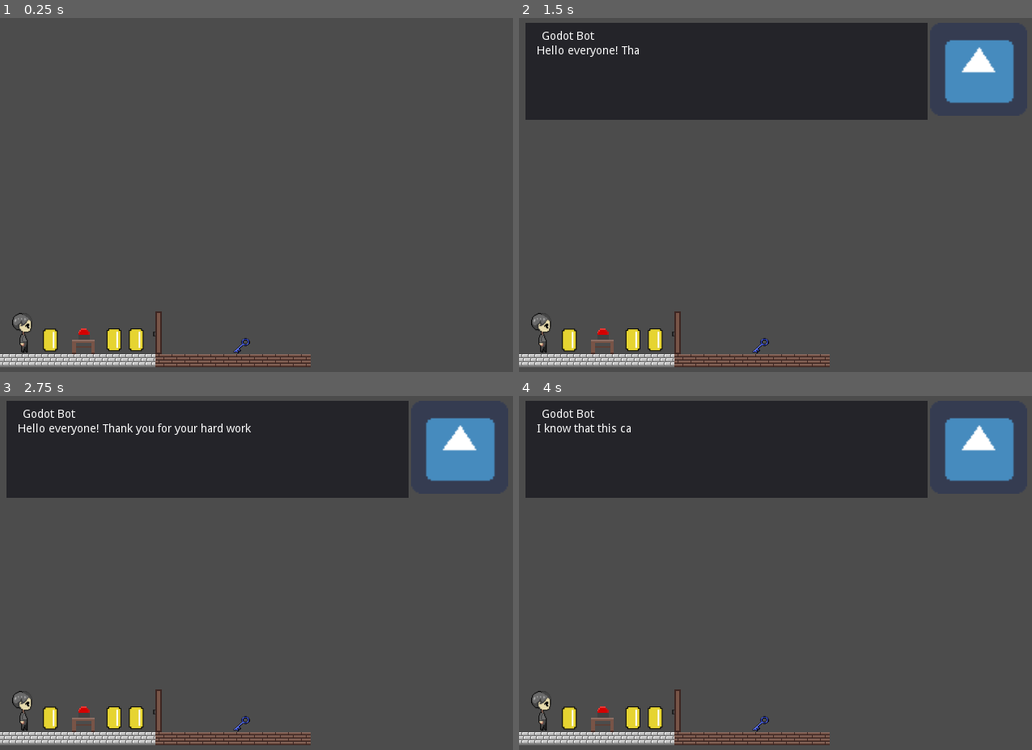
Above: before the commit, frames 1-4 (two rows, left to right).
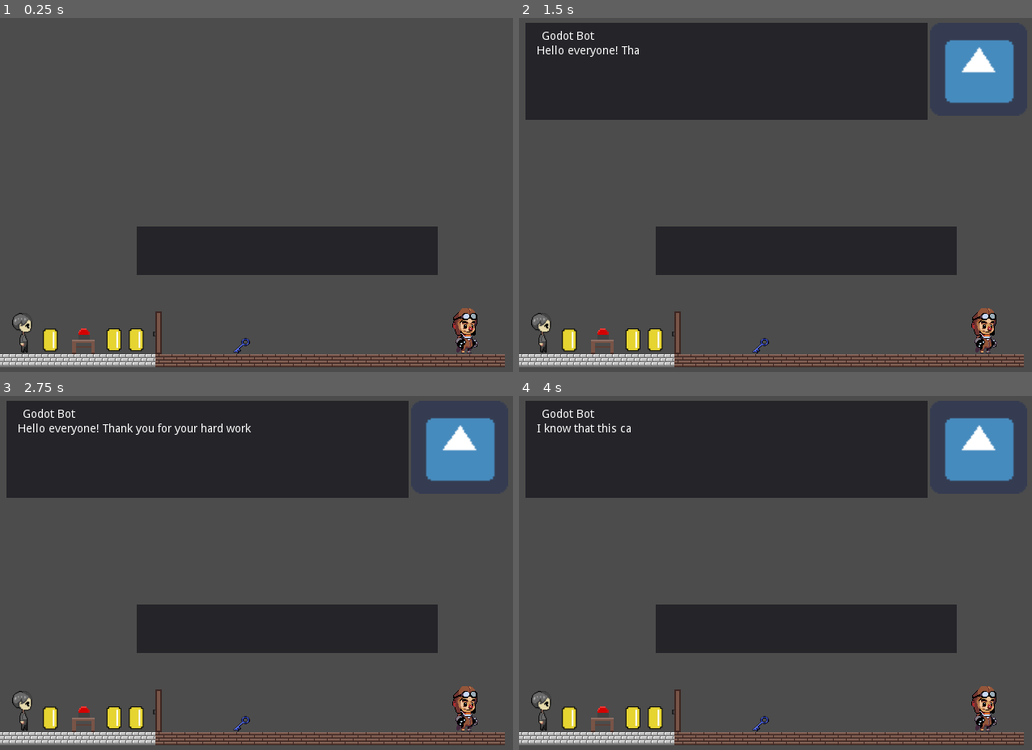
Above: after the commit, the same moments.

Repository: bkuon/Reverie
Game: Godot game, scene res://world.tscn
Same seed, same stepped clock (60 frames per second), same inputs: the game is played once before the commit and once after it. The engine's default icon, where the game draws it, is replaced by a stand-in: a white triangle on a blue panel in a dark square.
Inputs:
- Up to frame 1 (0.25 s): no input
- Up to frame 2 (1.5 s): tap Enter at 0.5 s; hold Right (ui_right) 0.53-1.28 s; tap Z (ui_accept) at 0.77, 1.25 s; hold Down (ui_down) from 1.28 s (still down)
- Up to frame 3 (2.75 s): tap Z (ui_accept) at 1.52, 2 s; release Down (ui_down) at 2.03 s; hold Right (ui_right) from 2.03 s (still down)
- Up to frame 4 (4 s): tap Z (ui_accept) at 2.75, 3.02, 3.5, 3.77 s; release Right (ui_right) at 2.78 s; hold Up (ui_up) 2.78-3.53 s; hold Left (ui_left) from 3.53 s (still down)

The runs differ from the first frame. In frame 1, 9.6% of the frame differs, in the area x 26-99%, y 58-99%; in frame 2, 9.6%; in frame 3, 9.6%; in frame 4, 9.6%.
Error after the commit: Parse Error: Expected '(' after assert (res://DialogueParser.gd:85)

Commit message:
Testing kendalls code

Diff:
--- /dev/null
+++ b/DialogueParser.gd
@@ -0,0 +1,88 @@
+#
+
+extends Node2D
+
+var dialog_count = -1
+var file_path = "res://test_dialogue.json"
+var flag_path = "res://flags.json"
+var dictionary : Dictionary
+var flags : Dictionary
+signal done_talking
+var dialog_obj : String
+
+func _ready():
+	dictionary = load_dialog(file_path)
+	flags = load_dialog(flag_path)
+	get_node("Panel").set_visible(false)
+
+#checks if object has dialogue or choices. choices come after
+# "start" dialogue. "decided" tells us if a choice ended
+func init_dialogue(obj):
+	if !flags[obj]["start"]:
+		start_dialog(obj)
+	if flags[obj]["has_choice"] and flags[obj]["start"] and !flags[obj]["decided"]:
+		make_decision(obj)
+	if flags[obj]["decided"]:
+		get_node("Panel").set_visible(false)
+
+#obj name refers to Area2D name. For key: bluekey. for door: doorObj, etc.
+#goes through "start" dialogue.
+func start_dialog(obj):
+	var convo = Array(dictionary[obj]["start"])
+
+	if dialog_obj != obj:
+		dialog_count = -1
+
+	if dialog_count < convo.size() - 1:
+		get_node("Panel").set_visible(true)
+		dialog_count += 1
+	else:
+		get_node("Panel").set_visible(false)
+		dialog_count = -1
+		flags[obj]["start"] = true
+		if !flags[obj]["has_choice"]:
+			emit_signal("done_talking")
+
+	if dialog_count > -1:
+		get_node("Panel/Label").set_bbcode(convo[dialog_count])
+		dialog_obj = obj
+
+
+#displays choices with buttons for player
+#have to respond with mouse click for now
+func make_decision(obj):
+	get_node("Panel/Label").clear()
+	get_node("Panel").set_visible(true)
+	var choices = Array(dictionary[obj]["choices"].keys())
+
+	for i in range(0, choices.size()):
+		var choiceButton = Button.new()
+		choiceButton.set_name("ChoiceButton" + str(i))
+		choiceButton.set_text(choices[i])
+		get_node("Panel").add_child(choiceButton)
+		choiceButton.set_position(Vector2(20 , 10 + 25*i))
+		choiceButton.connect("pressed", self, "_on_button_pressed", [choiceButton])
+
+#button pressed signal tells us a reply was picked
+func _on_button_pressed(choiceButton):
+	clear_buttons()
+	get_node("Panel/Label").set_visible(true)
+	get_node("Panel/Label").set_bbcode(dictionary[dialog_obj]["choices"][choiceButton.text])
+
+#hides the buttons because we don't need them anymore.
+func clear_buttons():
+	var panel = get_node("Panel")
+	var count = get_node("Panel").get_child_count()
+	for i in range(0, count - 1):
+		var button = panel.get_node("ChoiceButton" + str(i))
+		if button != null:
+			button.set_visible(false)
+	flags[dialog_obj]["decided"] = true
+
+#loads JSON files as Dictionary
+func load_dialog(file_path):
+	var file = File.new()
+	assert file.file_exists(file_path)
+	file.open(file_path, file.READ)
+	var dialog = parse_json(file.get_as_text())
+	return dialog
--- /dev/null
+++ b/NPC.gd
@@ -0,0 +1,4 @@
+extends StaticBody2D
+
+var can_speak = true
+var can_interact = false
--- /dev/null
+++ b/NPC.tscn
@@ -0,0 +1,20 @@
+[gd_scene load_steps=4 format=2]
+
+[ext_resource path="res://NPC.gd" type="Script" id=1]
+[ext_resource path="res://images/npcIdle.png" type="Texture" id=2]
+
+[sub_resource type="RectangleShape2D" id=1]
+extents = Vector2( 16, 29.6226 )
+
+[node name="NPC" type="StaticBody2D"]
+script = ExtResource( 1 )
+
+[node name="NPC" type="Area2D" parent="."]
+
+[node name="Sprite" type="Sprite" parent="NPC"]
+position = Vector2( 575, 399 )
+texture = ExtResource( 2 )
+
+[node name="CollisionShape2D" type="CollisionShape2D" parent="NPC"]
+position = Vector2( 574, 404 )
+shape = SubResource( 1 )
--- /dev/null
+++ b/flags.json
@@ -0,0 +1,22 @@
+{
+  "NPC": {
+    "start": false,
+    "has_choice" : true,
+    "decided" : false
+  },
+  "doorObj": {
+    "start": false,
+    "has_choice": false,
+    "decided" : false
+  },
+  "bluekey": {
+    "start": false,
+    "has_choice": false,
+    "decided": false
+  },
+  "Coin": {
+    "start": false,
+    "has_choice": false,
+    "decided": false
+  }
+}
--- /dev/null
+++ b/test_dialogue.json
@@ -0,0 +1,34 @@
+{
+  "Flags": {
+    "start" : "false",
+    "have_key": "false",
+  },
+  "NPC": {
+    "start": [
+      "hi",
+      "I'm Bob!",
+      "Do you have a name?."
+    ],
+    "choices": {
+      "I have no name.": "oh no",
+      "I don't wanna say.": "ok?"
+    },
+  },
+  "doorObj" : {
+    "start" : [
+
+    ]
+  },
+  "Coin" : {
+    "start" : [
+
+    ]
+  },
+  "bluekey" : {
+    "start" : [
+      "A key!",
+      "Press z to pick it up."
+    ]
+  }
+
+}
--- a/world.tscn
+++ b/world.tscn
@@ -18,6 +18,9 @@
 [ext_resource path="res://images/Items/Button/button4.png" type="Texture" id=16]
 [ext_resource path="res://Coin.gd" type="Script" id=17]
 [ext_resource path="res://images/Items/Coin.png" type="Texture" id=18]
+[ext_resource path="res://NPC.gd" type="Script" id=19]
+[ext_resource path="res://images/npcIdle.png" type="Texture" id=20]
+[ext_resource path="res://DialogueParser.gd" type="Script" id=21]
 
 [sub_resource type="SpriteFrames" id=1]
 animations = [ {
@@ -45,7 +48,6 @@
 extents = Vector2( 16.2286, 25.9858 )
 
 [sub_resource type="SpriteFrames" id=6]
-
 animations = [ {
 "frames": [ ExtResource( 12 ), ExtResource( 13 ), ExtResource( 14 ), ExtResource( 15 ), ExtResource( 16 ), ExtResource( 13 ), ExtResource( 12 ) ],
 "loop": false,
@@ -56,6 +58,9 @@
 [sub_resource type="RectangleShape2D" id=7]
 extents = Vector2( 20.8072, 15.8378 )
 
+[sub_resource type="RectangleShape2D" id=8]
+extents = Vector2( 16, 29.6226 )
+
 [node name="World" type="Node"]
 
 [node name="MC_Sprite" type="KinematicBody2D" parent="." groups=[
@@ -130,7 +135,7 @@
 cell_size = Vector2( 16, 16 )
 cell_quadrant_size = 25
 format = 1
-tile_data = PoolIntArray( 1769472, 1, 0, 1769473, 1, 0, 1769 …(284 unchanged characters)… 9493, 0, 0, 1769494, 0, 0, 1769495, 0, 0 )
+tile_data = PoolIntArray( 1769472, 1, 0, 1769473, 1, 0, 1769 …(284 unchanged characters)… 9493, 0, 0, 1769494, 0, 0, 1769495, 0, 0, 1769496, 0, 0, 1769497, 0, 0, 1769498, 0, 0, 1769499, 0, 0, 1769500, 0, 0, 1769501, 0, 0, 1769502, 0, 0, 1769503, 0, 0, 1769504, 0, 0, 1769505, 0, 0, 1769506, 0, 0, 1769507, 0, 0, 1769508, 0, 0, 1769509, 0, 0, 1769510, 0, 0 )
 
 [node name="button" type="StaticBody2D" parent="."]
 editor/display_folded = true
@@ -210,4 +215,38 @@
 [node name="CollisionShape2D" type="CollisionShape2D" parent="CoinObject3/Coin"]
 position = Vector2( 0.957748, 0.081665 )
 shape = SubResource( 4 )
-[connection signal="body_entered" from="doorObject/doorObj" to="doorObject" method="_on_door_body_entered"]
+
+[node name="NPC" type="StaticBody2D" parent="."]
+script = ExtResource( 19 )
+
+[node name="NPC" type="Area2D" parent="NPC"]
+
+[node name="Sprite" type="Sprite" parent="NPC/NPC"]
+position = Vector2( 575, 399 )
+texture = ExtResource( 20 )
+
+[node name="CollisionShape2D" type="CollisionShape2D" parent="NPC/NPC"]
+position = Vector2( 574, 404 )
+shape = SubResource( 8 )
+
+[node name="DialogueParser" type="Node2D" parent="."]
+editor/display_folded = true
+script = ExtResource( 21 )
+
+[node name="Panel" type="Panel" parent="DialogueParser"]
+margin_left = 169.0
+margin_top = 274.0
+margin_right = 541.0
+margin_bottom = 334.0
+__meta__ = {
+"_edit_use_anchors_": false
+}
+
+[node name="Label" type="RichTextLabel" parent="DialogueParser/Panel"]
+margin_left = 39.0
+margin_top = 7.0
+margin_right = 410.0
+margin_bottom = 46.0
+__meta__ = {
+"_edit_use_anchors_": false
+}
Binary file added: images/npcIdle.png
Not shown, added: images/npcIdle.png.import
Not shown: 1 places in world.tscn that only renumber resources
